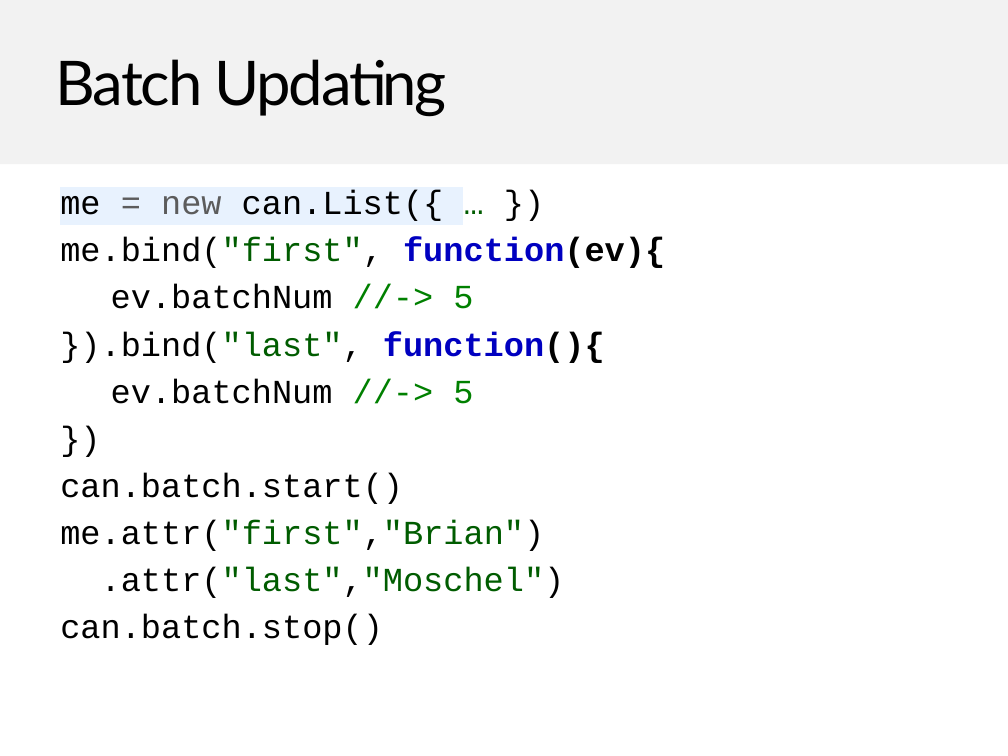
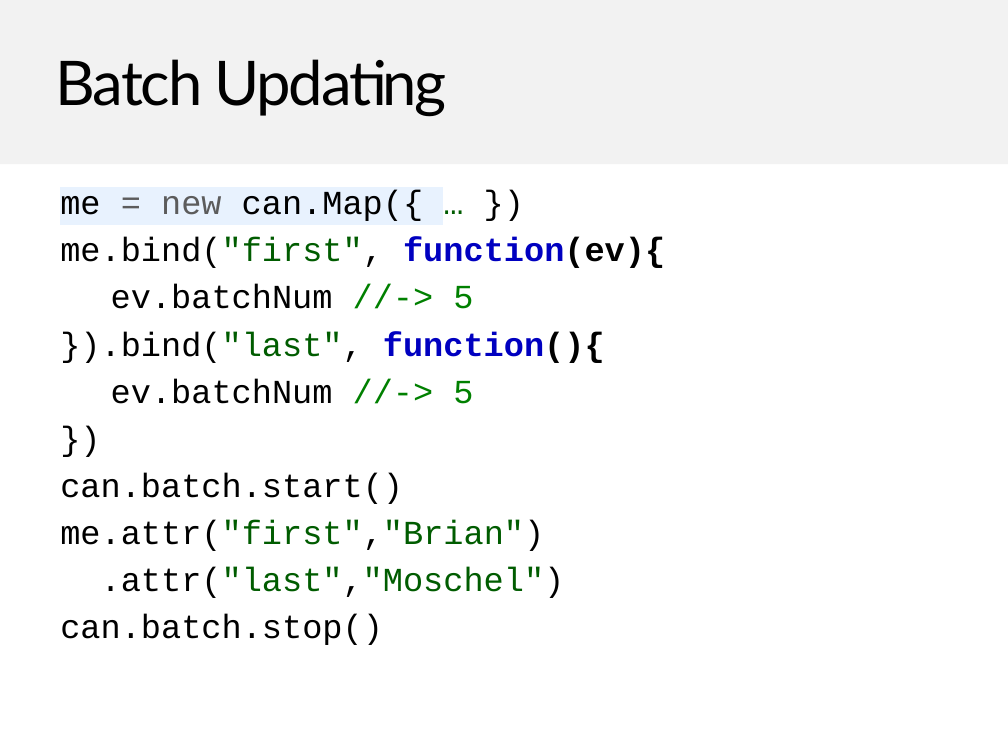
Before and after one commit to canjs/can-meetup, a slide deck: slide 79 of 2_map_and_list/canjs-map-list.pptx. Drawn at 1008x756 pixels with LibreOffice and Linux fonts; fonts in the diff are those of the drawing; background and template pictures are left out. Boxes give left, top, right and bottom in pixels: in the first picture for what was removed or moved away, otherwise in the second. Text is boxed around its words. In the diff, an @@ line names an element or a change of style, - is before the commit and + after.

```diff
--- a/2_map_and_list/canjs-map-list.pptx
+++ b/2_map_and_list/canjs-map-list.pptx
@@ text at [60,190,424,221]: text changed @@
-me = new can.List({ … })
+me = new can.Map({ … })
```
Also in this commit, not shown: 4 other slides changed, 5 other files.
